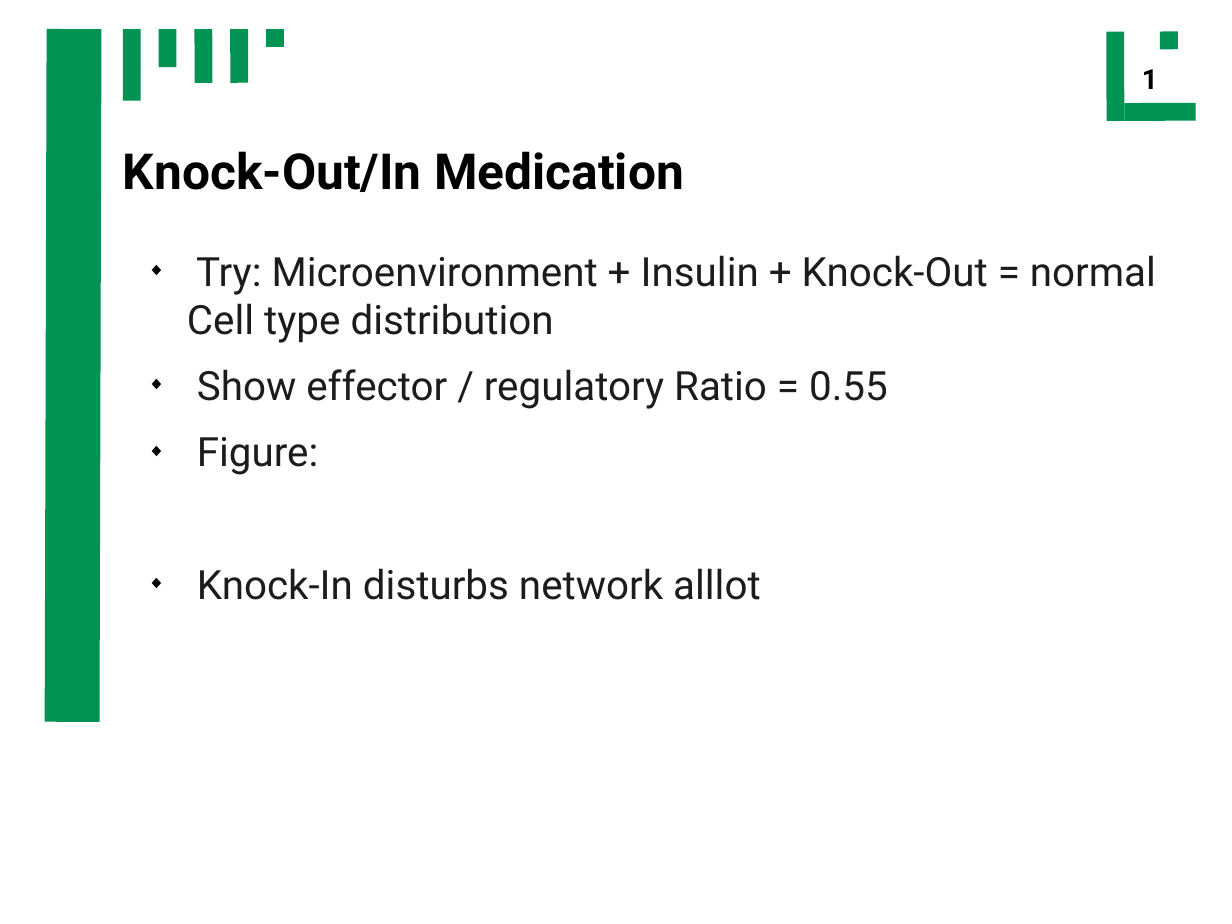
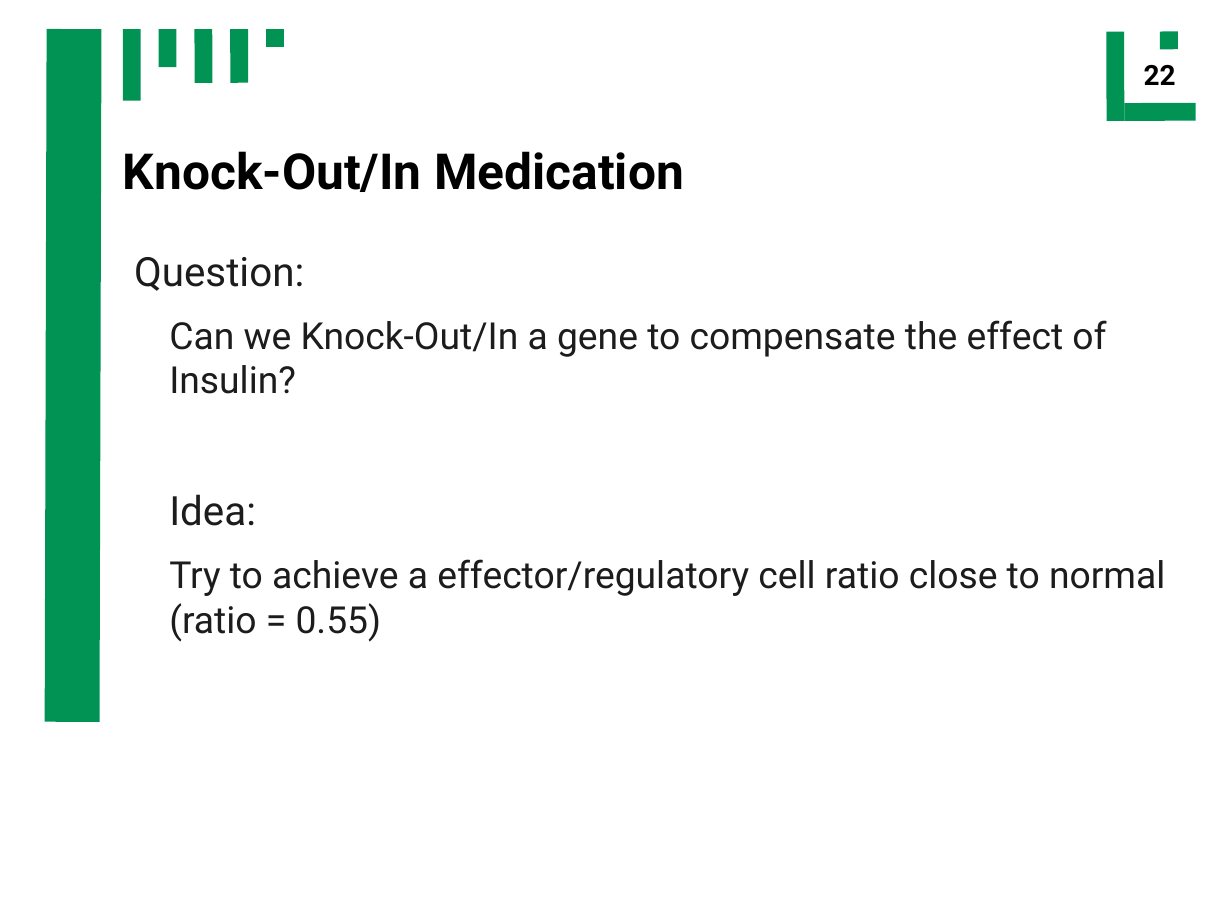
Before and after one commit to ch4perone/HaveFunWithSysBio, a slide deck: slide 22 of presentation.odp (slide 23 before the commit). Drawn at 1232x924 pixels with LibreOffice and Linux fonts; fonts in the diff are those of the drawing. Boxes give left, top, right and bottom in pixels: in the first picture for what was removed or moved away, otherwise in the second. Text is boxed around its words. In the diff, an @@ line names an element or a change of style, - is before the commit and + after.

```diff
--- a/presentation.odp
+++ b/presentation.odp
@@ text removed at (1142,69,1158,89) @@
-1
@@ page number added at (1144,65,1176,85), 18 pt, text #000000, bold @@
+22
@@ text at (134,257,1165,642): text changed; size 26 to 24 pt @@
-◆ Try: Microenvironment + Insulin + Knock-Out = normal Cell type distribution
-◆ Show effector / regulatory Ratio = 0.55
-◆ Figure:
-◆ Knock-In disturbs network alllot
+Question:
+  Can we Knock-Out/In a gene to compensate the effect of Insulin?
+Idea:
+  Try to achieve a effector/regulatory cell ratio close to normal (ratio = 0.55)
```
Also in this commit, not shown: 23 other slides changed, 9 slides added, 3 slides removed, 6 other files.
